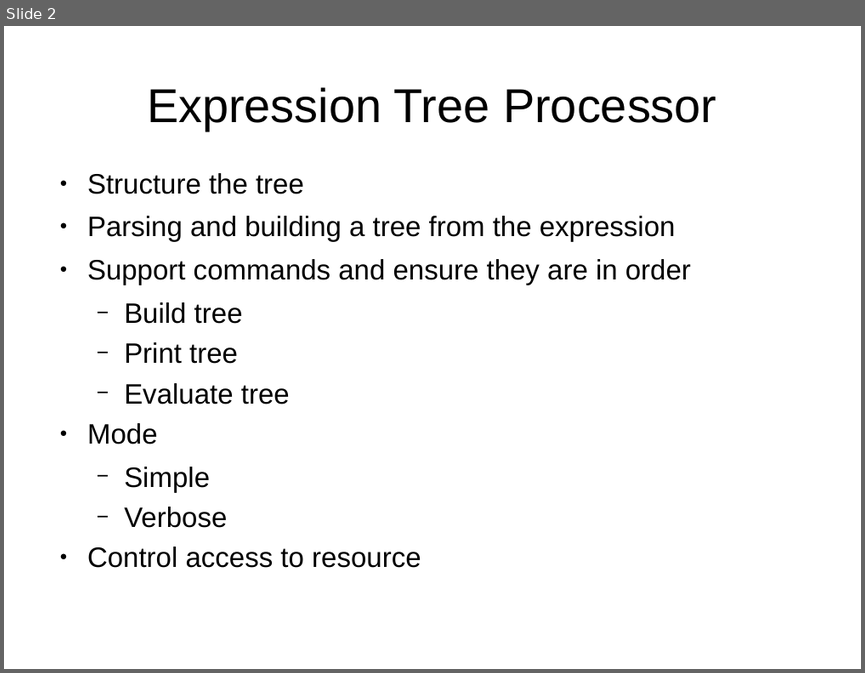
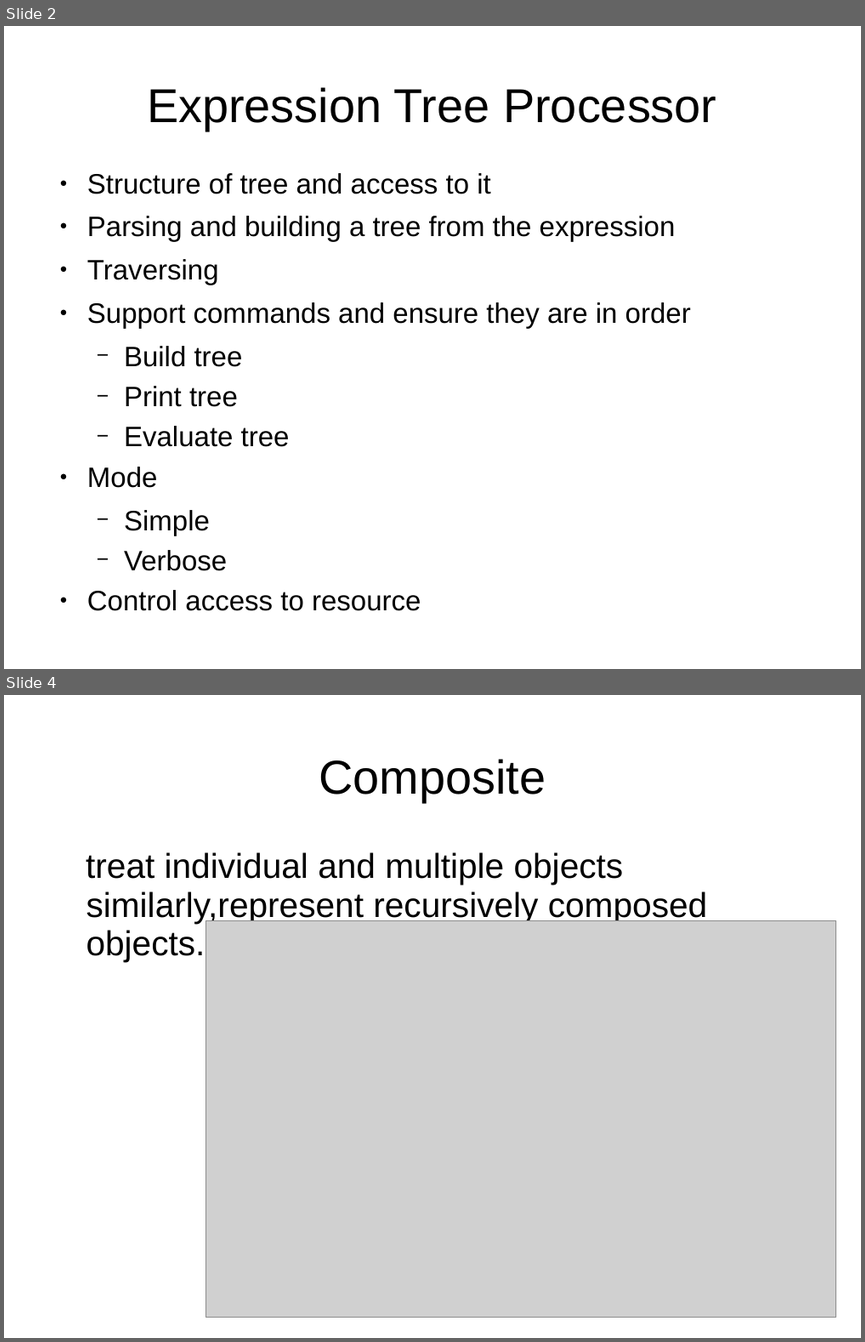
Before and after one commit to bpcrao/purnacode, a slide deck: ppts/Design Patterns by Example.ppt. Shown one above the other, each under a label of ours: slide 2 before the commit, slides 2 and 4 after it; the slides between them are not shown. The pictures are 865x673 and 865x1342 pixels, drawn with LibreOffice and Linux fonts; fonts in the diff are those of the drawing; grey boxes stand for pictures. Boxes give left, top, right and bottom in pixels: in the first picture for what was removed or moved away, otherwise in the second. Text is boxed around its words. In the diff, an @@ line names an element or a change of style, - is before the commit and + after.

```diff
--- a/ppts/Design Patterns by Example.ppt
+++ b/ppts/Design Patterns by Example.ppt
@@ slide 4 added at (4,695,861,1338), background #FFFFFF @@
@@ title added at (318,759,545,802), 44 pt, text #000000 @@
+Composite
@@ text added at (86,852,707,962), 32 pt, text #000000 @@
+treat individual and multiple objects similarly,represent recursively composed objects.
@@ picture added at (206,920,836,1317) @@
@@ slide 2 changed as well @@
@@ text at (87,173,490,194): text changed @@
-● Structure the tree
+● Structure of tree and access to it
@@ text at (87,259,219,285): paragraph added @@
+● Traversing
```
Also in this commit, not shown: 1 other slide changed, 14 other slides added, 1 slide removed, 10 other files.
